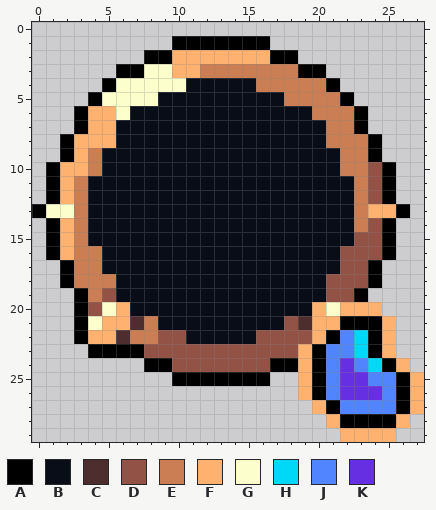
Pixel-art file -- packages/client/src/assets/ui{m}/card-mana.aseprite. The first picture shows the starting point.
28x30 pixels, 1 frame.
Palette (. is transparent): A #000000  B #090d18  C #4d2d2e  D #925246  E #cb7e54  F #ffb270  G #fcffcb  H #00d8f7  J #5185ff  K #662fe1
New version:
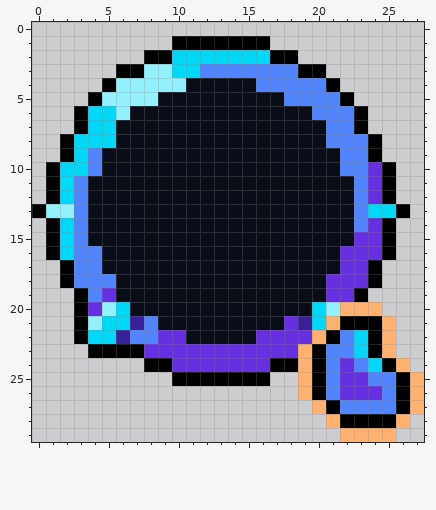
The exact change:
Colour C changes from #4d2d2e to #382199.
Colour G changes from #fcffcb to #93f1ff.
Layer "Layer 1":
Colour F becomes colour H in row 2 at x 10 to 16; in row 3 at x 10 to 11; in rows 6 to 7 at x 4 to 5; in row 8 at x 3 to 5; in row 9 at x 3; in row 10 at x 2 to 3.
Colour F becomes colour H in rows 11 to 12 at x 2; in row 13 at x 24 to 25; in rows 14 to 16 at x 2; in row 20 at x 6 and 20; in row 21 at x 5 to 6 and 20; in row 22 at x 4 to 5.
Colour E becomes colour J in row 3 at x 12 to 18; in row 4 at x 16 to 20; in row 5 at x 18 to 21; in row 6 at x 20 to 22; in row 7 at x 21 to 22; in row 8 at x 21 to 23.
Colour E becomes colour J in rows 9 to 10 at x 4 and 22 to 23; in rows 11 to 14 at x 3 and 23; in row 15 at x 3; in rows 16 to 17 at x 3 to 4; in row 18 at x 3 to 5; in row 19 at x 4.
Colour E becomes colour J in row 21 at x 8; in row 22 at x 7 to 8.
Colour D becomes colour K in rows 10 to 12 at x 24; in row 14 at x 24; in row 15 at x 23 to 24; in row 16 at x 22 to 24; in row 17 at x 22 to 23; in row 18 at x 21 to 23.
Colour D becomes colour K in row 19 at x 5 and 21 to 22; in row 20 at x 4; in row 21 at x 18; in row 22 at x 9 to 10 and 16 to 19; in row 23 at x 8 to 18; in row 24 at x 10 to 16.
